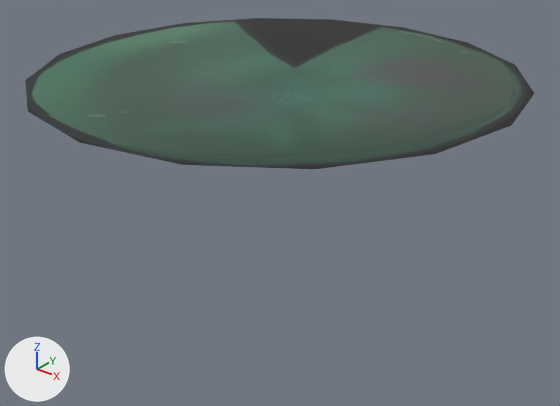
Before and after pictures for a commit that changed the FBX model Assets/Models/Props/Level 1/A1/a1_lilypad.fbx.
Camera for both pictures: a 50 mm lens placed at (1.93, -2.4, 0.9), pointed at (0.05, -0.05, -0.55). Lighting does not change. The marker at lower left points along +X, +Y and +Z.
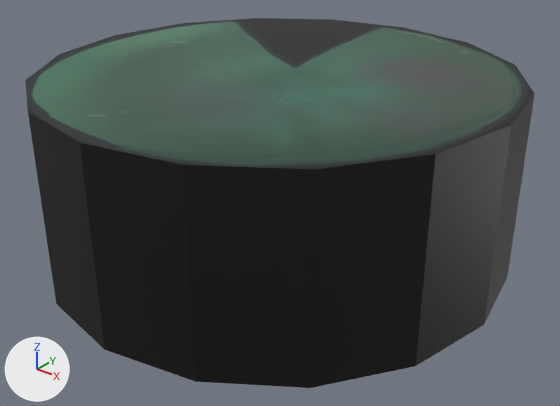
Changed parts and their boxes [x1, y1, x2, y2] in the pictures (560 x 406 px):
'Circle', reshaped (144% taller)
    before: [25, 18, 535, 169]
    after: [25, 18, 535, 388]
part 1 of me_circle, added (black)
    after: [28, 94, 535, 388]

Patch to the scene script:
```diff
--- a/Assets/Models/Props/Level 1/A1/a1_lilypad.fbx.py
+++ b/Assets/Models/Props/Level 1/A1/a1_lilypad.fbx.py
@@ me_circle @@
 # used by ob_circle; location = (0.0, 0.0, 0.0)
-me_circle.from_pydata(...)  # 16 vertices, 1 face; spans x -1.0..1.0, y -1.0..1.0, z 0.0
+me_circle.from_pydata(...)  # 32 vertices, 18 faces; spans x -1.0..1.0, y -1.0..1.0, z -0.8..0.0
+# me_circle part 1
+# 16 new vertices lie (0.0, 0.0, -0.8) away from vertices in x -1.0..1.0, y -1.0..1.0, z 0.0
+# 17 new faces join them
 me_circle.materials.append(mat_a1_lilypad)
```
